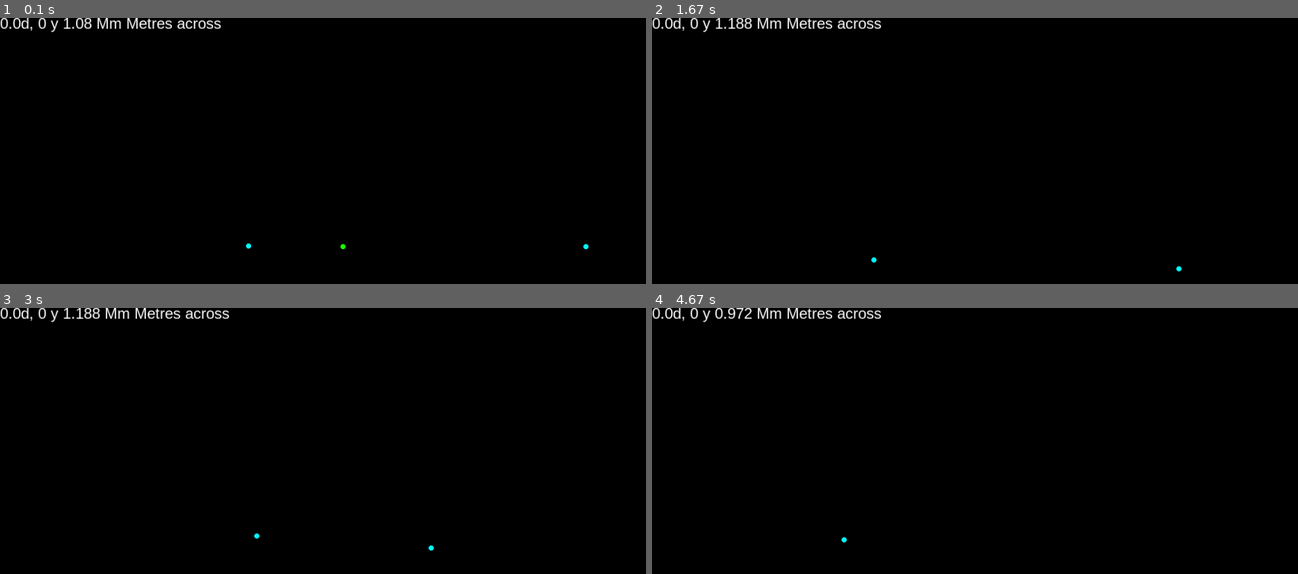
Above: before the commit, frames 1-4 (two rows, left to right).
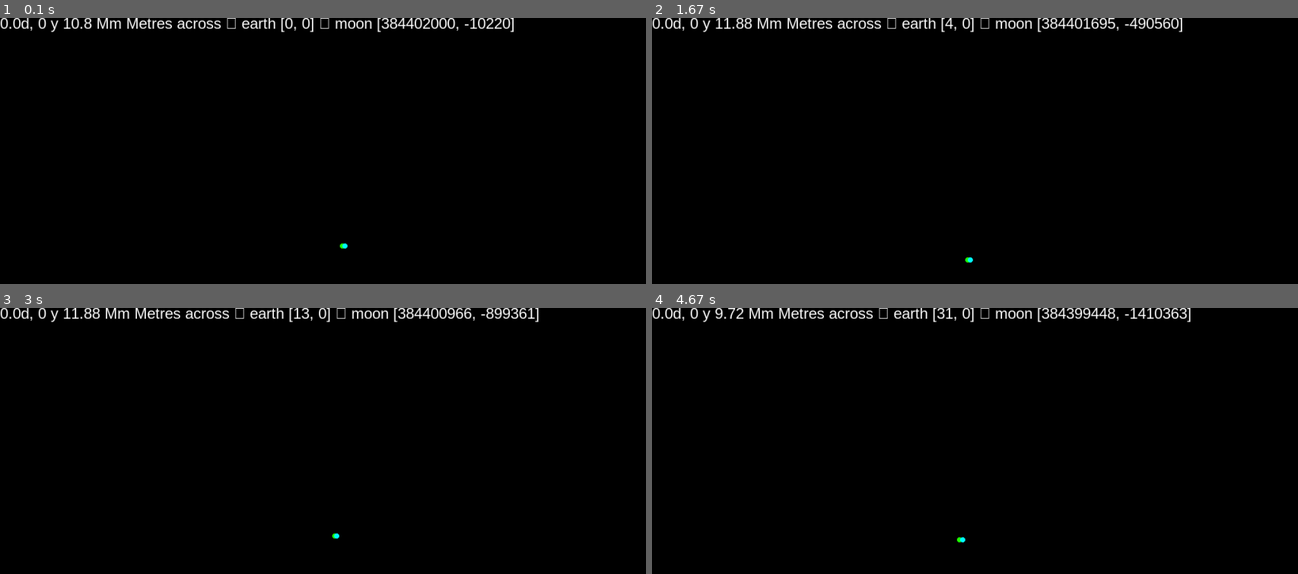
Above: after the commit, the same moments.

Repository: AttackDorito/AQA_Project
Game: pygame game, started from main.py
Same seed, same stepped clock (60 frames per second), same inputs: the game is played once before the commit and once after it.
Inputs:
- Up to frame 1 (0.1 s): no input
- Up to frame 2 (1.67 s): tap = at 0.33, 1.65 s; hold Right 0.67-1.13 s; tap - at 0.82 s; hold Up 1.17-1.47 s; hold Right from 1.5 s (still down)
- Up to frame 3 (3 s): release Right at 1.97 s; hold Left 2-2.53 s; tap - at 2.15 s; hold Down 2.57-2.87 s; hold Left from 2.9 s (still down)
- Up to frame 4 (4.67 s): tap = at 3.05, 4.55 s; release Left at 3.3 s; hold Up 3.33-3.7 s; tap - at 3.48 s; hold Right 3.73-4.37 s; hold Down from 4.4 s (still down)

The runs differ from the first frame. In frame 1, 1.0% of the frame differs, in the area x 11-92%, y 0-88%; in frame 2, 1.0%; in frame 3, 1.0%; in frame 4, 1.6%, in the area x 9-84%, y 0-89%.

Commit message:
initial commit

Diff:
--- a/main.py
+++ b/main.py
@@ -27,7 +27,7 @@
 
 xMove = 0
 yMove = 0
-scaleFactor = 1000 #number of metres per pixel
+scaleFactor = 10000 #number of metres per pixel
 phystime = 10 #physics frame time in seconds
 
 keyPlus = False
@@ -55,20 +55,20 @@
                 continue
             tempForce = [0,0]
 
-            rad = int(sqrt((self.posxy[0] - body.posxy[0])**2 + (self.posxy[1] - body.posxy[1])**2))
+            rad = sqrt((self.posxy[0] - body.posxy[0])**2 + (self.posxy[1] - body.posxy[1])**2)
 
             Force = (G*self.mass*body.mass)/(rad**2)
             tempForce[0] = Force * ((self.posxy[0] - body.posxy[0])/rad)
             tempForce[1] = Force * ((self.posxy[1] - body.posxy[1])/rad)
 
 
-            if self.pos[0] > body.pos[0]:
+            if self.posxy[0] > body.posxy[0]:
                 self.force[0] -= abs(tempForce[0])
             else:
                 self.force[0] += abs(tempForce[0])
 
 
-            if self.pos[1] > body.pos[1]:
+            if self.posxy[1] > body.posxy[1]:
                 self.force[1] -= abs(tempForce[1])
             else:
                 self.force[1] += abs(tempForce[1])
@@ -93,9 +93,9 @@
 
 font = pygame.freetype.SysFont("Arial.ttf",24)
 
-sun = Body((1.989*10**30),[0,0],[-(148*10**6),0],circle)
-earth = Body((5.972*10**24),[0,29780],[0,0],planetimg)
-moon = Body((7.348*10**22),[0,(1022+29780)],[384400000,0],circle)
+#sun = Body((1.989*10**30),[0,0],[-(148*10**6),0],circle)
+earth = Body((5.972*10**24),[0,0],[0,0],planetimg)
+moon = Body((7.348*10**22),[0,1022],[384402000,0],circle)
 
 def nextFrame():
     for item in objectList:
@@ -120,7 +120,7 @@
         clockCounter = 0
         clock.tick()
         screen.blit(background,(0,0,400,50))
-        font.render_to(screen,(0,0),f"{round(secondCount/86400,1)}d, {yearCount} y {scaleFormat(1080*scaleFactor)} Metres across",(255,255,255))
+        font.render_to(screen,(0,0),f"{round(secondCount/86400,1)}d, {yearCount} y {scaleFormat(1080*scaleFactor)} Metres across \n earth {list(map(round,earth.posxy))} \n moon {list(map(round,moon.posxy))}",(255,255,255))
         for event in pygame.event.get():
             if event.type == QUIT:
                 exit()
@@ -161,9 +161,9 @@
         if keyDown:
             yMove -= 2*scaleFactor**2
         if keyMinus:
-            scaleFactor += 100
+            scaleFactor += 1000
         if keyPlus:
-            scaleFactor -= 100
+            scaleFactor -= 1000
             if scaleFactor < 1:
                 scaleFactor = 1
 
